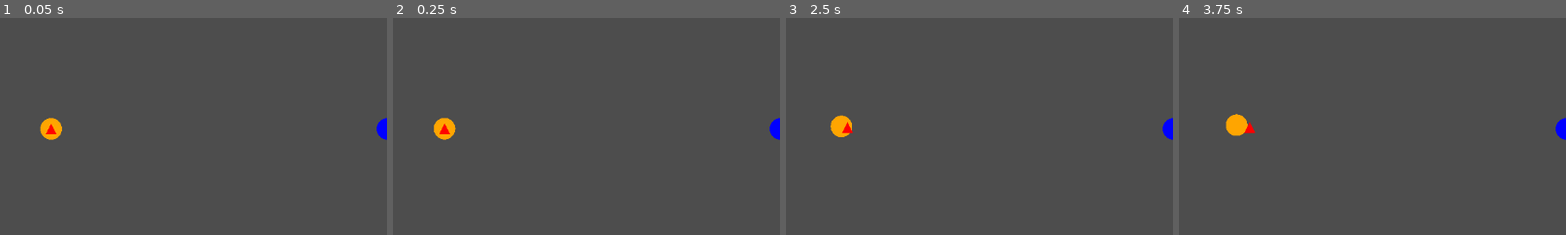
Above: before the commit, frames 1-4 (left to right).
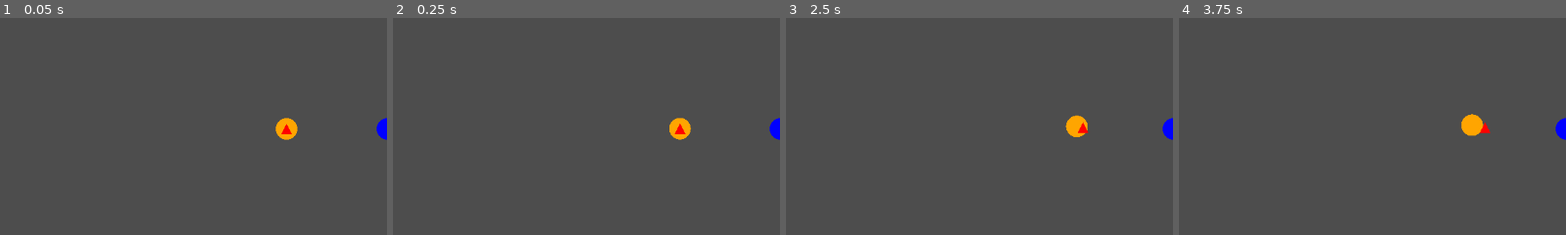
Above: after the commit, the same moments.

Repository: matthew-cavener/untitled_missile_game
Game: Godot game, scene res://world/world.tscn
The game is run twice, just before and just after one commit, with the same random seed, the same clock (stepped at 60 frames per second) and the same inputs. The project has no main scene, so this scene is started directly.
Inputs:
- Up to frame 1 (0.05 s): no input
- Up to frame 2 (0.25 s): no input
- Up to frame 3 (2.5 s): tap Enter at 0.5 s; tap Space at 2 s
- Up to frame 4 (3.75 s): tap Enter at 2.75 s
The pictures show only the part of the screen within x 0-50%, y 24-74%; the shares and areas given below are measured in that part.

The runs differ from the first frame. In frame 1, 0.9% of the frame differs, in the area x 10-77%, y 45-57%; in frame 2, 0.9%; in frame 3, 0.9%; in frame 4, 1.1%, in the area x 12-81%, y 44-55%.

Commit message:
Update enemy ship and missile behavior

Diff:
--- a/enemy/enemy_ship.gd
+++ b/enemy/enemy_ship.gd
@@ -2,7 +2,7 @@
 
 var set_initial_state = true
 
-var distance = 500
+var distance = 150
 var position_bearing = (270)
 var position_bearing_radian = deg_to_rad(position_bearing + 270)
 var initial_position = Vector2(distance * cos(position_bearing_radian), distance * sin(position_bearing_radian))
--- a/enemy/missile/enemy_missile.gd
+++ b/enemy/missile/enemy_missile.gd
@@ -1,29 +1,43 @@
 extends RigidBody2D
 
-# boost thrust should be on the order of deploying ship speed, all times should be ~1-3
+# boost_thrust_magnitude should be on order of relative velocity between launching platform and target
+# boost_thrust_time should be short to minimize visibility to target
+# for single stage missile boost_thrust_magnitude = terminal_thrust_magnitude
+    # make sure to assign enough boost_thrust_time to ensure intercept
+    # player will select boost and terminal thrust times from a total thrust time budget
+# missile difficulty is proportional to boost_thrust_magnitude * boost_thrust_time + terminal_thrust_magnitude * terminal_thrust_time
 
+# midcourse_thrust_magnitude should be ~0.1 and reserved for anti-missile missiles
 
-@onready var target = get_tree().get_first_node_in_group("player")
+var intended_target = "player"
+var valid_targets = ["player", "decoys"]
+
+@onready var target = get_tree().get_first_node_in_group(intended_target)
 @onready var approx_time_to_collision = (target.global_position - global_position).length() / (linear_velocity.length() + target.linear_velocity.length())
+
+var total_thrust_time = 0 # player missiles only
+
 var boost_thrust_magnitude = 3
 var boost_thrust_time = 3
 var midcourse_thrust_magnitude = 0
-var terminal_thrust_magnitude = 2
-var terminal_thrust_time = 5
+var terminal_thrust_magnitude = 3
+var terminal_thrust_time = 3
 var terminal_range = 200
+
 var is_boosting = false
 var is_terminal = false
 var armed = true
-var boost_timer := Timer.new()
-var terminal_timer := Timer.new()
 
+var boost_thrust_timer := Timer.new()
+var terminal_thrust_timer := Timer.new()
 
 func get_target():
-    target = get_tree().get_first_node_in_group("decoys")
-    if target != null:
-        return target
-    else:
-        return get_tree().get_first_node_in_group("player")
+    for valid_target in valid_targets:
+        if valid_target != intended_target:
+            target = get_tree().get_first_node_in_group(valid_target)
+            if target:
+                return target
+    return get_tree().get_first_node_in_group(intended_target)
 
 func proportional_navigation(proportionality_constant = 3):
     # https://en.wikipedia.org/wiki/Proportional_navigation
@@ -56,25 +70,42 @@
     print("global_position.x: " + str(global_position.x) + " | global_position.y:" + str(global_position.y))
     print("linear_velocity.x: " + str(linear_velocity.x) + " | linear_velocity.y:" + str(linear_velocity.y))
     print("----------------\n")
-    boost_timer.wait_time = boost_thrust_time
-    boost_timer.one_shot = true
-    add_child(boost_timer)
-    boost_timer.start()
+    if total_thrust_time > 0:
+        boost_thrust_time = boost_thrust_time
+        terminal_thrust_time = total_thrust_time - boost_thrust_time
+    boost_thrust_timer.wait_time = boost_thrust_time
+    boost_thrust_timer.one_shot = true
+    add_child(boost_thrust_timer)
+    boost_thrust_timer.start()
+
+    terminal_thrust_timer.wait_time = terminal_thrust_time
+    terminal_thrust_timer.one_shot = true
+    add_child(terminal_thrust_timer)
 
 func _integrate_forces(_state):
     target = get_target()
     # first order approximation, assumes constant velocity, assumption mostly holds for the short burn times and low acceleration
     approx_time_to_collision = (target.global_position - global_position).length() / (linear_velocity.length() + target.linear_velocity.length())
     var applied_forces = Vector2(0,0)
-    is_boosting = false
-    if not boost_timer.is_stopped():
+
+    # when launched, missile will boost towards target until boost_thrust_time is up
+    if not boost_thrust_timer.is_stopped():
         is_boosting = true
-        applied_forces += get_closing_thrust(boost_thrust_magnitude, boost_timer.time_left)
+        applied_forces += get_closing_thrust(boost_thrust_magnitude, boost_thrust_timer.time_left)
+
+    # when terminal range is reached, missile will engage its seeker
     elif (target.global_position - global_position).length() < terminal_range:
-        is_terminal = true
-        if approx_time_to_collision < terminal_thrust_time:
-            is_boosting = true
-            applied_forces += get_closing_thrust(terminal_thrust_magnitude, approx_time_to_collision)
+        is_terminal = true # missile will engage its seeker
+        if approx_time_to_collision < terminal_thrust_time: # missile terminal thrusters will fire when approx_time_to_collision is less than terminal_thrust_time
+            if is_boosting == false: # fire terminal thrusters if not already firing
+                terminal_thrust_timer.start()
+            if not terminal_thrust_timer.is_stopped(): # fire terminal thrusters until terminal_thrust_time is up
+                is_boosting = true
+                applied_forces += get_closing_thrust(terminal_thrust_magnitude, approx_time_to_collision)
+            else:
+                is_boosting = false
+                terminal_thrust_time = 0
+
     elif midcourse_thrust_magnitude > 0:
         var prop_nav_acceleration = proportional_navigation()
         var prop_nav_thrust = prop_nav_acceleration * self.mass
@@ -85,7 +116,9 @@
         if prop_nav_thrust.length() > 0:
             is_boosting = true
         applied_forces += prop_nav_thrust
+
     elif is_terminal:
+        is_boosting = false
         is_terminal = false
         armed = false
     apply_central_force(applied_forces)
